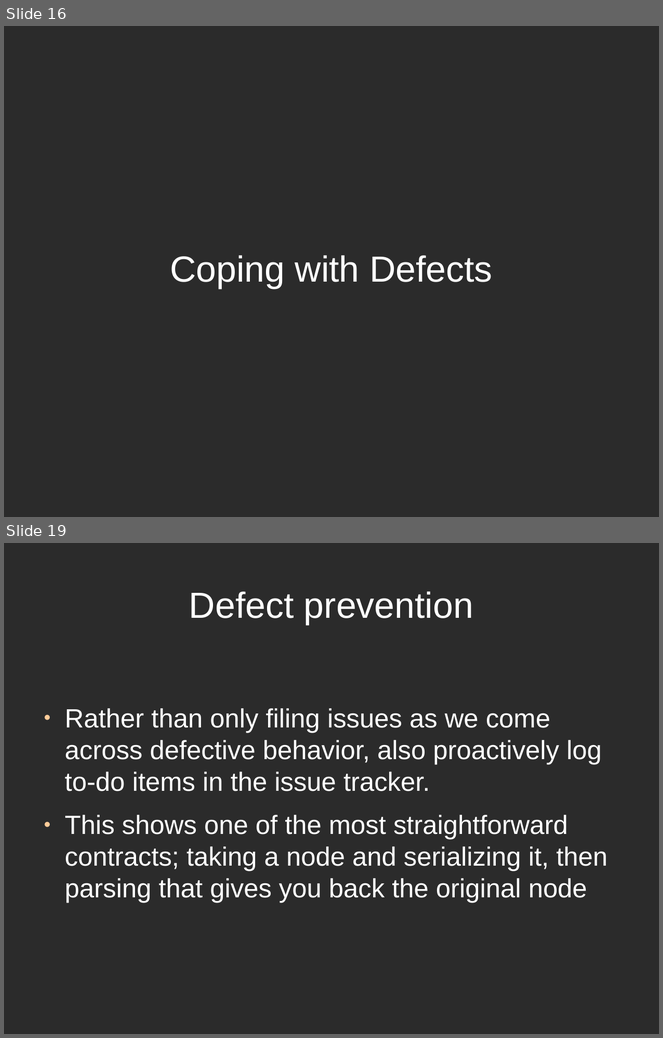
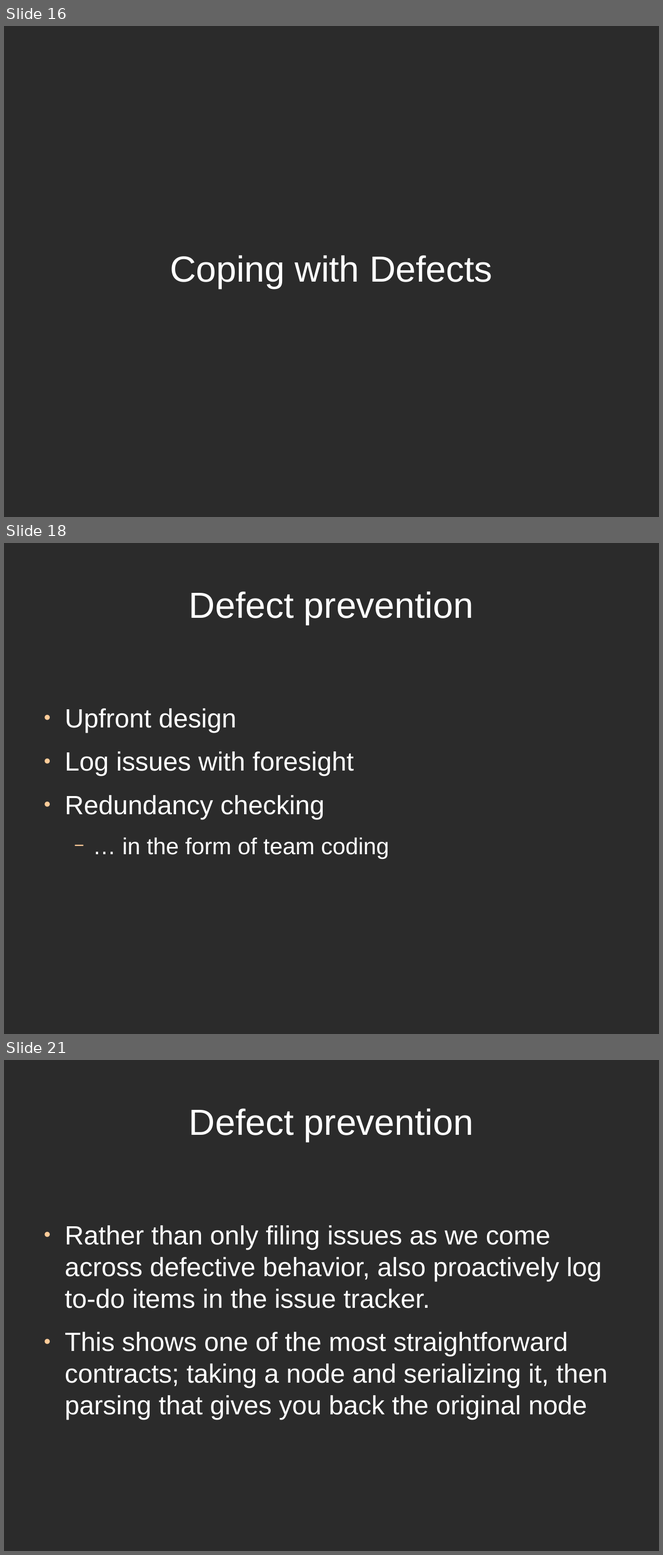
Before and after one commit to directrix1/se2, a slide deck: wip/SE2Presentation.odp. Shown one above the other, each under a label of ours: slides 16 and 19 before the commit, slides 16, 18 and 21 after it; the slides between them are not shown. The pictures are 663x1038 and 663x1555 pixels, drawn with LibreOffice and Linux fonts; fonts in the diff are those of the drawing; background and template pictures are left out; a plain dark background stands for a picture behind light text. Boxes give left, top, right and bottom in pixels: in the first picture for what was removed or moved away, otherwise in the second. Text is boxed around its words. In the diff, an @@ line names an element or a change of style, - is before the commit and + after.

```diff
--- a/wip/SE2Presentation.odp
+++ b/wip/SE2Presentation.odp
@@ slide 18 added at <box>4,543,659,1034</box>, background picture (left out) @@
@@ title added at <box>189,591,474,625</box>, 44 pt, text #FFFFFF @@
+Defect prevention
@@ text added at <box>65,708,389,859</box>, 32 pt, text #FFFFFF @@
+● Upfront design
+● Log issues with foresight
+● Redundancy checking
+  − … in the form of team coding
@@ what was slide 19 is now slide 21 @@
```
Also in this commit, not shown: 2 slides changed, 1 other slide added, 1 other file.
